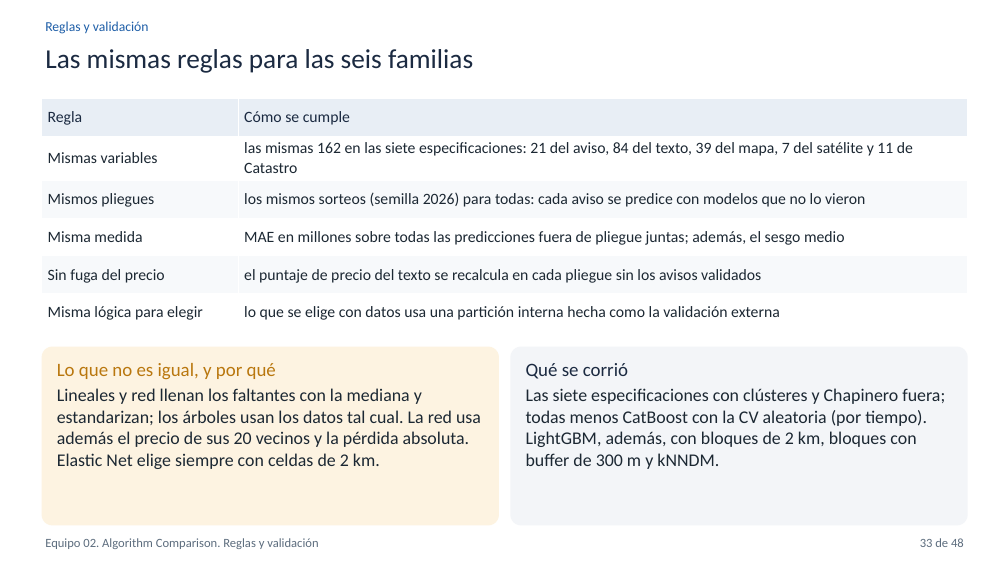
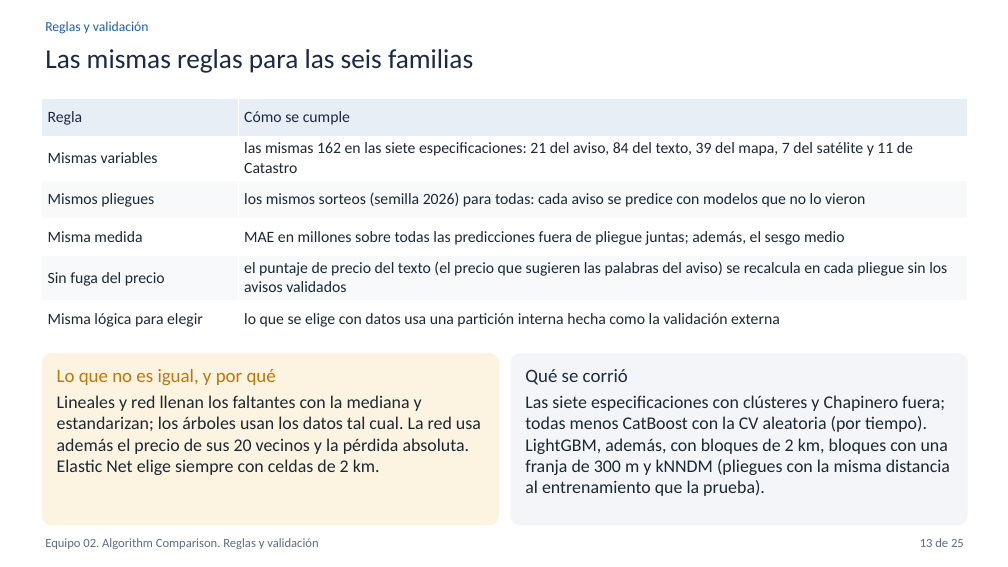
Before and after one commit to hsaguilera/BDML-PS03, a slide deck: slide 13 of 03_slides/compare_equipo_02.pptx (slide 33 before the commit). Drawn at 1008x567 pixels with LibreOffice and Linux fonts; fonts in the diff are those of the drawing. Boxes give left, top, right and bottom in pixels: in the first picture for what was removed or moved away, otherwise in the second. Text is boxed around its words. In the diff, an @@ line names an element or a change of style, - is before the commit and + after.

```diff
--- a/03_slides/compare_equipo_02.pptx
+++ b/03_slides/compare_equipo_02.pptx
@@ table at (42,98,968,338) @@
-row 5, column 2: el puntaje de precio del texto se recalcula en cada pliegue sin los avisos validados
+row 5, column 2: el puntaje de precio del texto (el precio que sugieren las palabras del aviso) se recalcula en cada pliegue sin los avisos validados
@@ rounded rectangle "Lo que no es igual, ...": place and size @@
-rounded rectangle "Lo que no es igual, ..." at (42,346,499,526)
+rounded rectangle "Lo que no es igual, ..." at (42,353,499,526)
@@ rounded rectangle "Qué se corrió": place and size @@
-rounded rectangle "Qué se corrió" at (510,346,968,526)
+rounded rectangle "Qué se corrió" at (510,353,968,526)
@@ text in rounded rectangle at (525,395,950,496): text changed @@
-Las siete especificaciones con clústeres y Chapinero fuera; todas menos CatBoost con la CV aleatoria (por tiempo). LightGBM, además, con bloques de 2 km, bloques con buffer de 300 m y kNNDM.
+Las siete especificaciones con clústeres y Chapinero fuera; todas menos CatBoost con la CV aleatoria (por tiempo). LightGBM, además, con bloques de 2 km, bloques con una franja de 300 m y kNNDM (pliegues con la misma distancia al entrenamiento que la prueba).
@@ text at (920,538,964,547): text changed @@
-33 de 48
+13 de 25
```
Also in this commit, not shown: 24 other slides changed, 23 slides removed, 9 other files.
